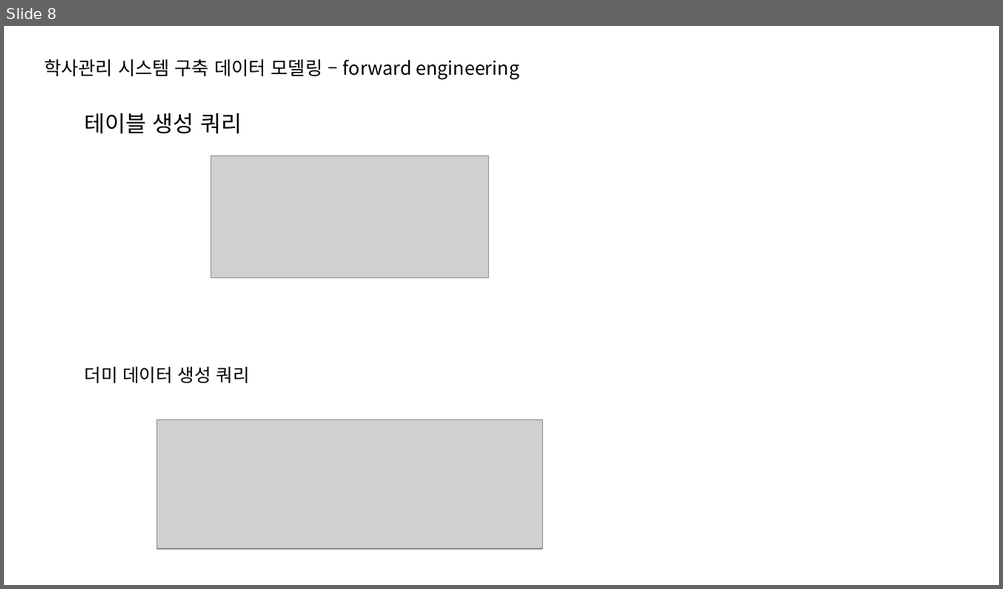
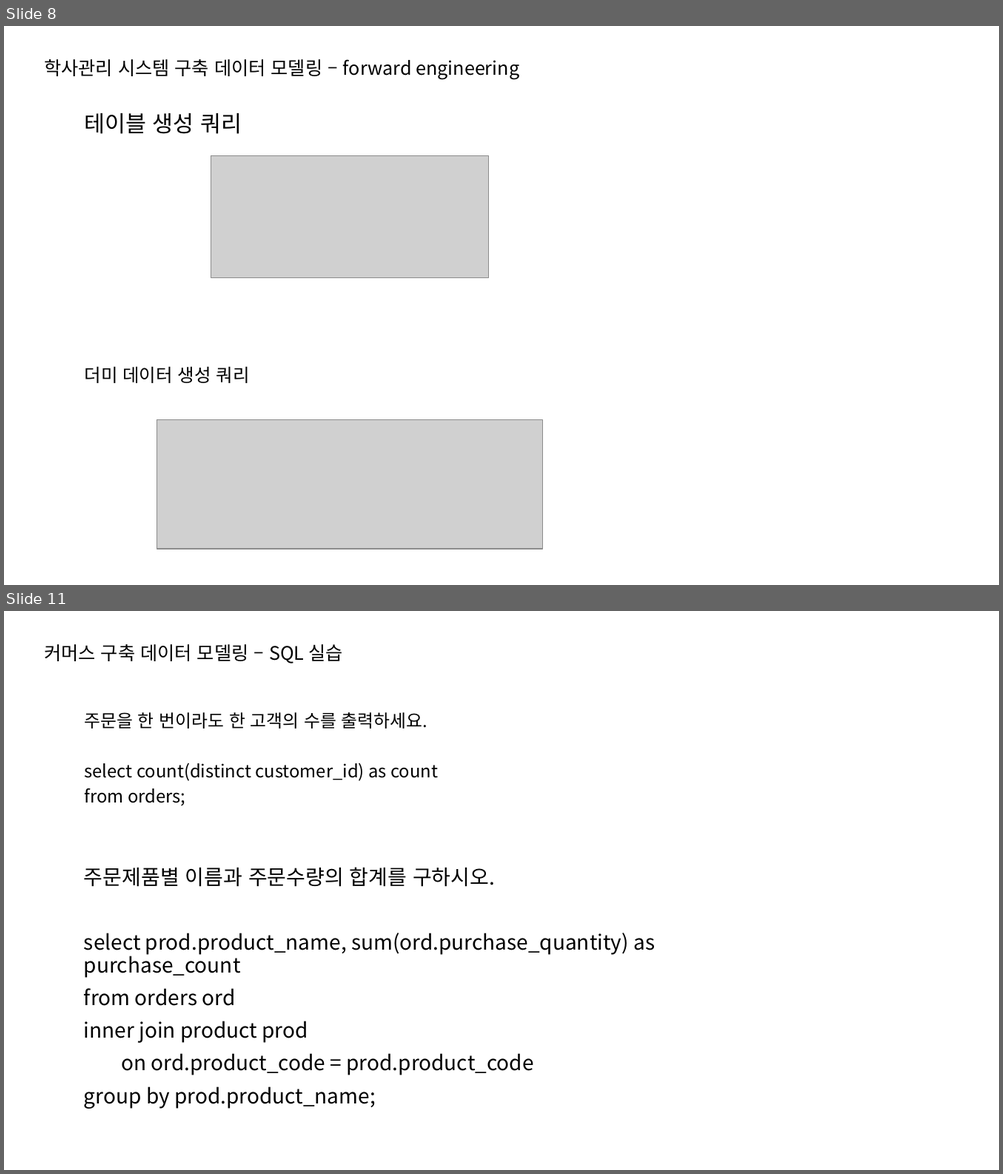
Before and after one commit to intrager/erd-practice, a slide deck: e-commerce/commerce.pptx. Shown one above the other, each under a label of ours: slide 8 before the commit, slides 8 and 11 after it; the slides between them are not shown. The pictures are 1003x589 and 1003x1174 pixels, drawn with LibreOffice and Linux fonts; fonts in the diff are those of the drawing; grey boxes stand for pictures. Boxes give left, top, right and bottom in pixels: in the first picture for what was removed or moved away, otherwise in the second. Text is boxed around its words. In the diff, an @@ line names an element or a change of style, - is before the commit and + after.

```diff
--- a/e-commerce/commerce.pptx
+++ b/e-commerce/commerce.pptx
@@ slide 11 added at box(4, 611, 999, 1170), background #FFFFFF @@
@@ text added at box(44, 644, 342, 664), 18 pt, text #000000 @@
+커머스 구축 데이터 모델링 – SQL 실습
@@ text added at box(85, 712, 438, 806), 17 pt, text #000000 @@
+주문을 한 번이라도 한 고객의 수를 출력하세요.
+select count(distinct customer_id) as count
+from orders;
@@ text added at box(84, 867, 654, 1109), 20 pt, text #000000 @@
+주문제품별 이름과 주문수량의 합계를 구하시오.
+select prod.product_name, sum(ord.purchase_quantity) as purchase_count
+from orders ord
+inner join product prod
+on ord.product_code = prod.product_code
+group by prod.product_name;
```
Also in this commit, not shown: 6 slides changed, 5 other slides added, 7 slides removed.
